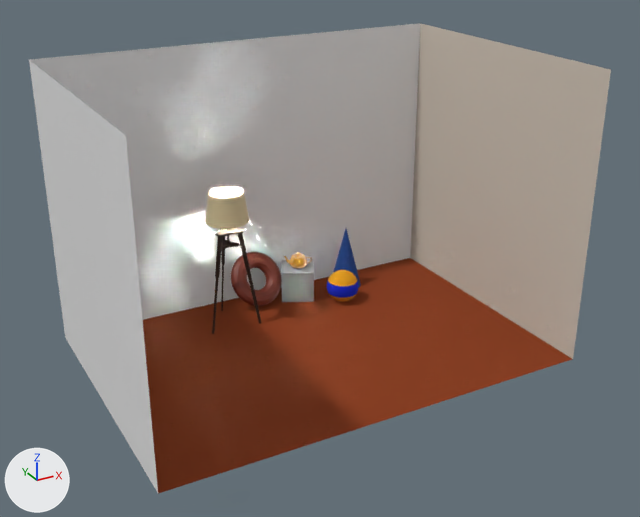
The glTF model resources/pixar_room/v9/pixar-room-9.gltf as it was, and as the next commit left it.
The view is the same before and after, from a camera (50 mm lens) standing at (-10.45, -19.38, 12.42) and looking at (-0.06, -0.48, 2.97). Every picture has the same lights, and +X, +Y and +Z are marked at lower left. Where no turn or scale is listed for an object, it has been applied to the vertices.

Names of what the first picture shows: 'Cube', 'Floor', 'LampShade', 'LampStand', 'Torus', 'Wall1', 'Wall2', 'Wall3'.
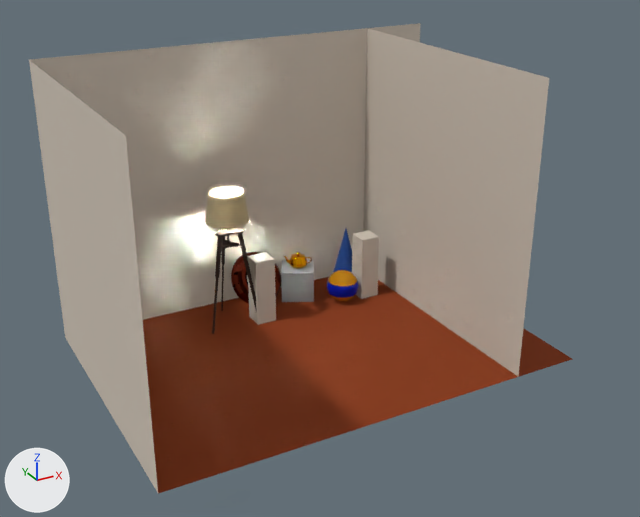
Edits to the scene script, one JSON object a line:
```json
{"op": "add", "block": "mat_material_005", "code": "mat_material_005.transmission_weight = 0.5"}
{"op": "add", "block": "mat_wallsmaterial_001", "code": ["mat_wallsmaterial_001 = principled_material('WallsMaterial.001')", "mat_wallsmaterial_001.base_color = (0.645, 0.57, 0.481)  # light grey #d2c7b8", "mat_wallsmaterial_001.roughness = 1.0"]}
{"block": "me_plane_001", "where": "me_plane_001.from_pydata(...)  # 4 vertices, 2 faces; spans x 0.0, y -4.0..4.0, z -4.0..4.0"}
{"op": "add", "block": "me_plane_001", "code": "me_plane_001.materials.append(mat_wallsmaterial)  # light grey #d2c7b8"}
{"block": "me_plane_003", "where": "me_plane_003.from_pydata(...)  # 4 vertices, 2 faces; spans x -6.0..6.0, y 0.0, z -4.0..4.0"}
{"op": "add", "block": "me_plane_003", "code": "me_plane_003.materials.append(mat_wallsmaterial)  # light grey #d2c7b8"}
{"op": "add", "block": "me_cube_002", "code": ["me_cube_002 = bpy.data.meshes.new('Cube.002')", "me_cube_002.from_pydata(...)  # a box spanning x -0.3..0.3, y -0.3..0.3, z -1.0..1.0", "me_cube_002.materials.append(mat_wallsmaterial_001)  # light grey #d2c7b8"]}
{"op": "add", "block": "me_cube", "code": ["me_cube = bpy.data.meshes.new('Cube')", "me_cube.from_pydata(...)  # a box spanning x -0.3..0.3, y -0.3..0.3, z -1.0..1.0", "me_cube.materials.append(mat_wallsmaterial)  # light grey #d2c7b8"]}
{"op": "set", "path": "ob_wall2.location", "old": "(6.0, 0.0, 4.0)", "new": "(4.06, 0.0, 4.0)"}
{"op": "add", "block": "ob_cube_002", "code": ["ob_cube_002 = bpy.data.objects.new('Cube.002', me_cube_002)", "ob_cube_002.location = (3.12, 2.34, 1.0)"]}
{"op": "add", "block": "ob_cube_001", "code": ["ob_cube_001 = bpy.data.objects.new('Cube.001', me_cube)", "ob_cube_001.location = (-0.47, 2.34, 1.0)"]}
```

Changed parts and their boxes [x1, y1, x2, y2] in the pictures (640 x 517 px):
```json
{"object": "Wall3", "change": "recoloured", "before": [30, 23, 421, 320], "after": [30, 23, 421, 320]}
{"object": "Wall2", "change": "moved", "before": [410, 24, 611, 359], "after": [363, 28, 549, 376]}
{"object": "Wall1", "change": "recoloured", "before": [29, 60, 158, 493], "after": [29, 60, 158, 493]}
{"object": "Cube.001", "change": "added", "after": [247, 252, 276, 325]}
{"object": "LampShade", "change": "surface changed", "before": [205, 186, 249, 229], "after": [205, 186, 249, 229]}
{"object": "Cube.002", "change": "added", "after": [352, 230, 379, 299]}
```
